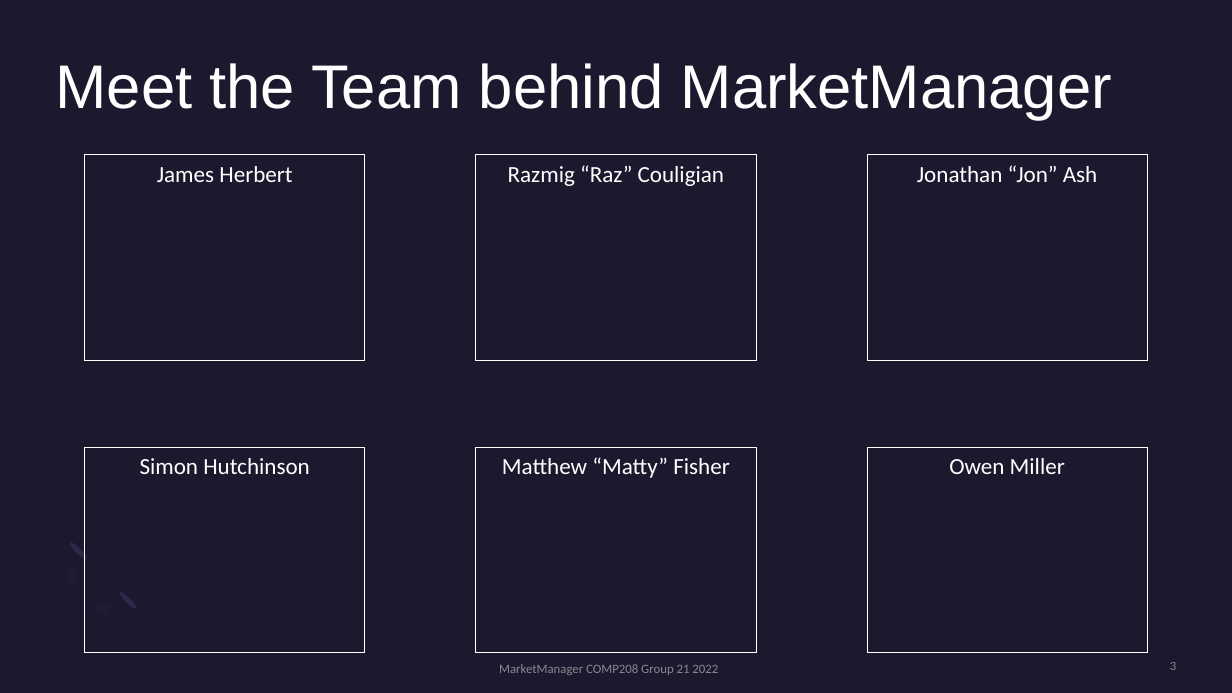
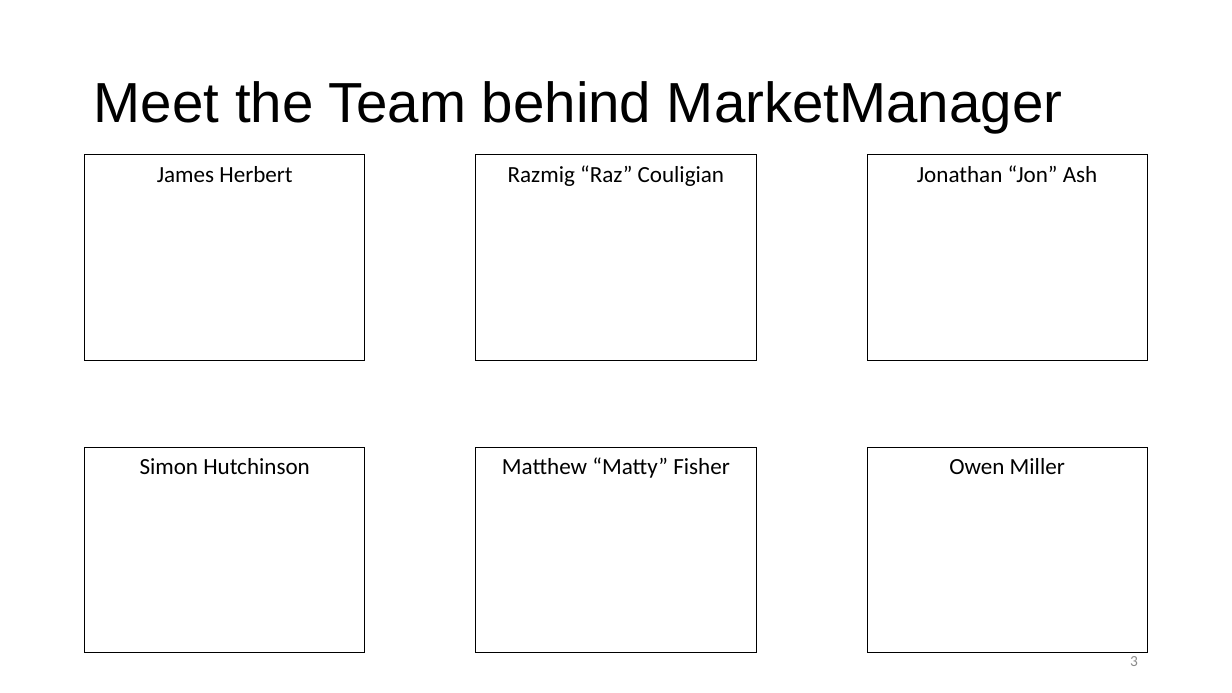
Before and after one commit to jash2002/MarketManager, a slide deck: slide 3 of docs/MarketManager Presentation.pptx. Drawn at 1232x693 pixels with LibreOffice and Linux fonts; fonts in the diff are those of the drawing. Boxes give left, top, right and bottom in pixels: in the first picture for what was removed or moved away, otherwise in the second. Text is boxed around its words. In the diff, an @@ line names an element or a change of style, - is before the commit and + after.

```diff
--- a/docs/MarketManager Presentation.pptx
+++ b/docs/MarketManager Presentation.pptx
@@ background #1B192E to #FFFFFF @@
@@ title "Meet the Team behind MarketManager": place and size @@
-title "Meet the Team behind MarketManager" at (56,63,1112,120)
+title "Meet the Team behind MarketManager" at (94,81,1062,132)
@@ title "Meet the Team behind MarketManager" at (94,81,1062,132): size 48 to 44 pt, text colour #FFFFFF to #000000; vertical alignment top to middle @@
@@ text colour #FFFFFF to #000000; outline #FFFFFF 0.75 pt to #000000 0.75 pt in 6 elements at (85,155,365,360), (476,155,756,360), (867,155,1147,360), (476,447,756,653), (85,447,365,653), (867,447,1147,653) @@
@@ freeform shape removed at (36,538,140,642) @@
@@ ellipse removed at (68,540,89,561) @@
@@ ellipse removed at (117,590,138,611) @@
@@ page number: place and size @@
-page number at (1170,662,1176,670)
+page number at (1130,656,1138,666)
@@ page number at (1130,656,1138,666): size 10 to 12 pt, text colour #A6A6A6 at 80% opacity to #8C8C8C @@
@@ text removed at (499,664,718,675) @@
-MarketManager COMP208 Group 21 2022
```
Also in this commit, not shown: 7 other slides changed, 2 slides added, 4 other files.
